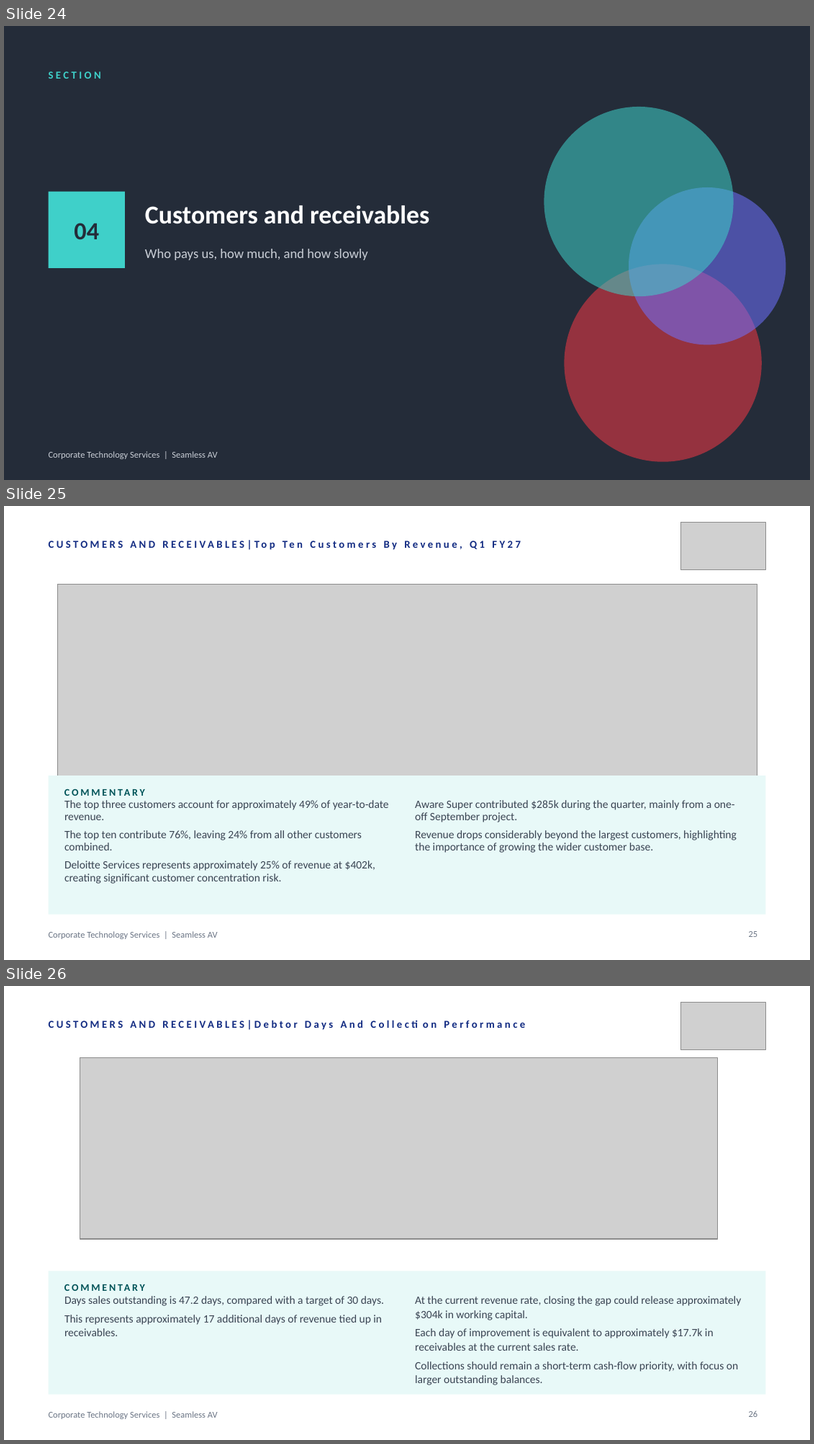
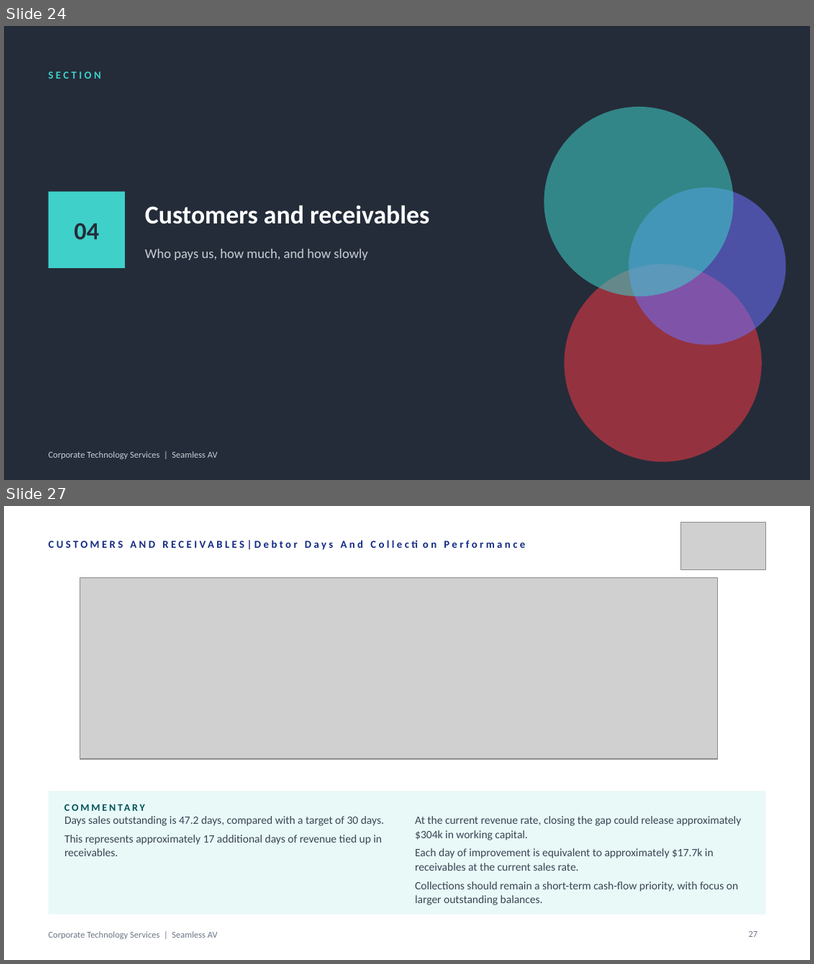
Before and after one commit to WesleyNelson-O33/Claude, a slide deck: deck/CTS Quarterly Business Review - Q1 FY2027.pptx. Shown one above the other, each under a label of ours: slides 24, 25 and 26 before the commit, slides 24 and 27 after it; the slides between them are not shown. The pictures are 814x1444 and 814x964 pixels, drawn with LibreOffice and Linux fonts; fonts in the diff are those of the drawing; grey boxes stand for pictures. Boxes give left, top, right and bottom in pixels: in the first picture for what was removed or moved away, otherwise in the second. Text is boxed around its words. In the diff, an @@ line names an element or a change of style, - is before the commit and + after.

```diff
--- a/deck/CTS Quarterly Business Review - Q1 FY2027.pptx
+++ b/deck/CTS Quarterly Business Review - Q1 FY2027.pptx
@@ slide 25 removed at bbox=[4, 506, 810, 960], background #FFFFFF; not listed: 1 template element that a slide beside it also shows @@
@@ picture removed at bbox=[682, 522, 766, 569] @@
@@ text removed at bbox=[49, 538, 613, 562] @@
-CUSTOMERS AND RECEIVABLES|Top Ten Customers By Revenue, Q1 FY27
@@ picture removed at bbox=[58, 584, 757, 776] @@
@@ rectangle removed at bbox=[49, 775, 766, 914] @@
@@ text removed at bbox=[64, 782, 306, 802] @@
-COMMENTARY
@@ text removed at bbox=[64, 800, 389, 883] @@
-The top three customers account for approximately 49% of year-to-date revenue.
-The top ten contribute 76%, leaving 24% from all other customers combined.
-Deloitte Services represents approximately 25% of revenue at $402k, creating significant customer concentration risk.
@@ text removed at bbox=[415, 800, 737, 852] @@
-Aware Super contributed $285k during the quarter, mainly from a one-off September project.
-Revenue drops considerably beyond the largest customers, highlighting the importance of growing the wider customer base.
@@ page number removed at bbox=[749, 931, 759, 937] @@
-25
@@ what was slide 26 is now slide 27 @@
@@ page number at bbox=[749, 931, 759, 937]: text changed @@
-26
+27
```
Also in this commit, not shown: 1 slide changed, 2 slides added, 10 other files.
